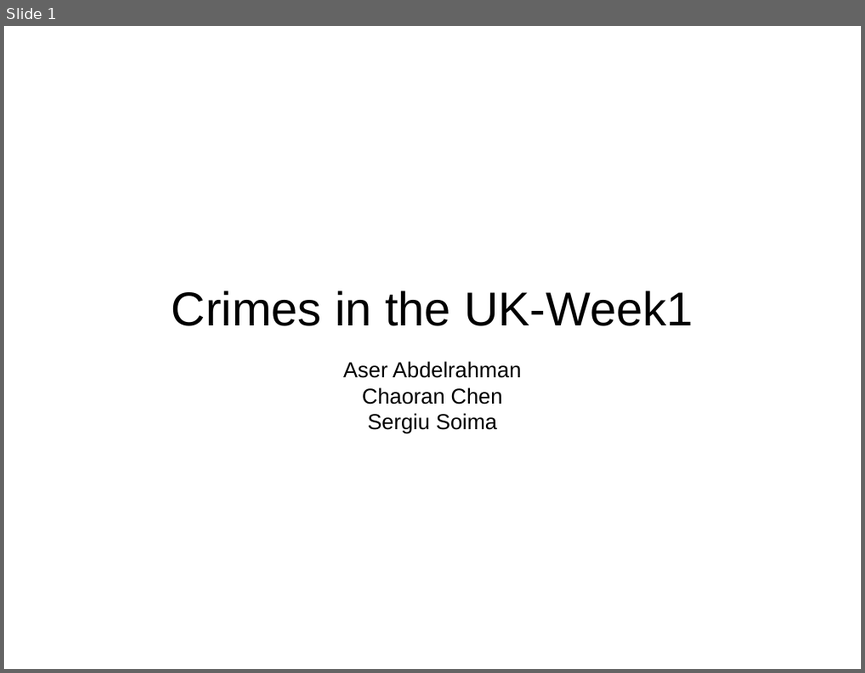
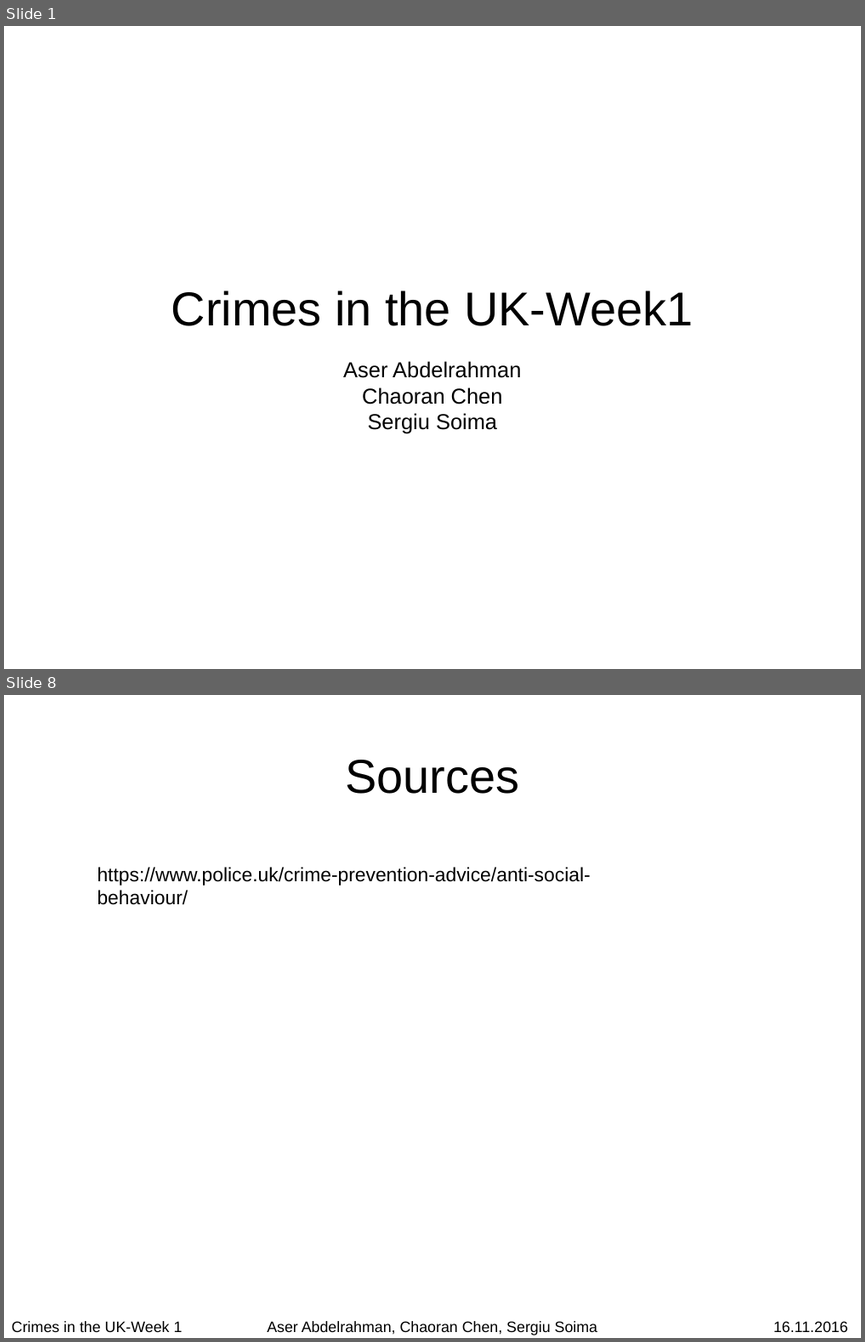
Before and after one commit to chaoran-chen/data-mining-lab-ws1617-crimes-in-uk, a slide deck: wiki/week-01/week-01-presentation.odp. Shown one above the other, each under a label of ours: slide 1 before the commit, slides 1 and 8 after it; the slides between them are not shown. The pictures are 865x673 and 865x1342 pixels, drawn with LibreOffice and Linux fonts; fonts in the diff are those of the drawing. Boxes give left, top, right and bottom in pixels: in the first picture for what was removed or moved away, otherwise in the second. Text is boxed around its words. In the diff, an @@ line names an element or a change of style, - is before the commit and + after.

```diff
--- a/wiki/week-01/week-01-presentation.odp
+++ b/wiki/week-01/week-01-presentation.odp
@@ slide 8 added at box(4, 695, 861, 1338), background #FFFFFF @@
@@ title added at box(345, 760, 519, 794), 44 pt, text #000000 @@
+Sources
@@ text added at box(98, 867, 590, 905), 18 pt, text #000000 @@
+https://www.police.uk/crime-prevention-advice/anti-social-behaviour/
@@ text added at box(12, 1321, 182, 1332), 14 pt, text #000000 @@
+Crimes in the UK-Week 1
@@ text added at box(267, 1321, 597, 1335), 14 pt, text #000000 @@
+Aser Abdelrahman, Chaoran Chen, Sergiu Soima
@@ text added at box(773, 1321, 848, 1332), 14 pt, text #000000 @@
+16.11.2016
```
Also in this commit, not shown: 1 slide changed, 5 other slides added.
